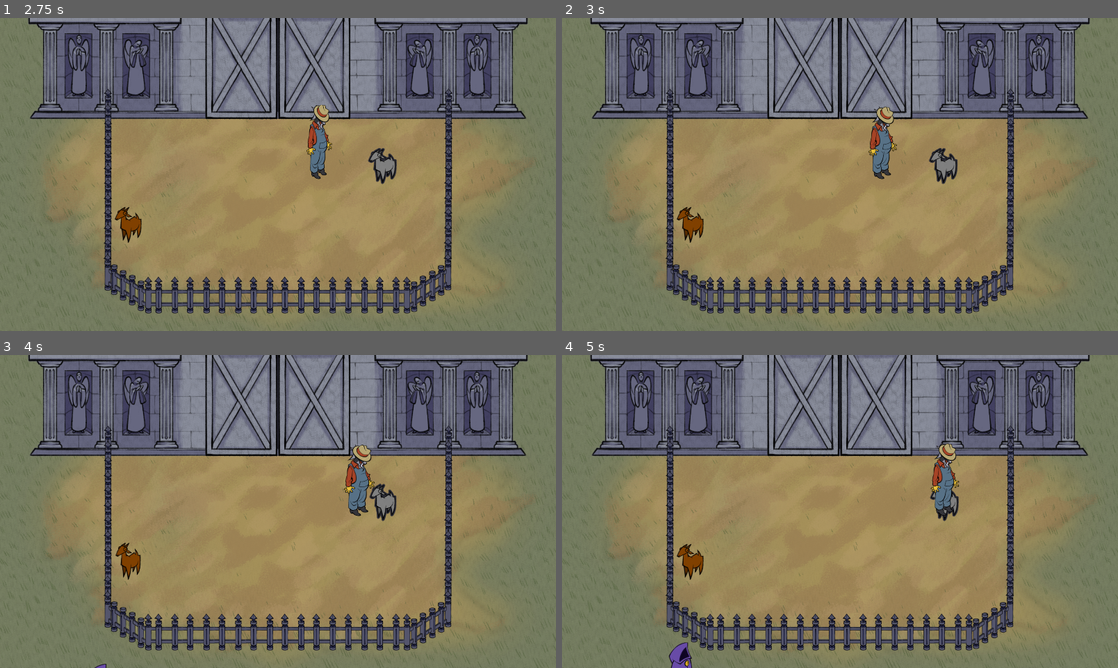
Above: before the commit, frames 1-4 (two rows, left to right).
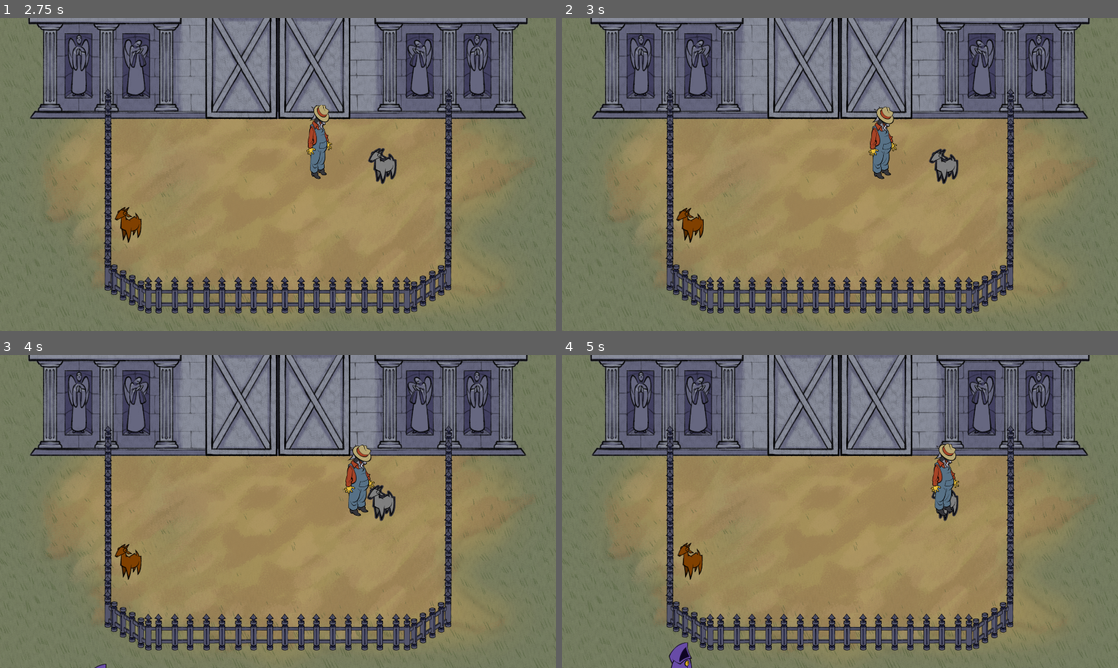
Above: after the commit, the same moments.

Repository: jadicodes/goat-game
Game: Godot game, scene res://ui/main_menu.tscn
Two runs of this game, one before a commit and one after it. Both use one fixed random seed, a clock stepped at 60 frames per second and the inputs below.
Inputs (mouse positions are in pixels of both pictures, inside the frame that each line leads up to):
- Up to frame 1 (2.75 s): click "Play Game" at 0.5 s; click "Play Game" at 1.25 s; tap E (interact) at 2 s; move the mouse to (400, 158) at 2.02 s; hold D (move_right) from 2.03 s (still down); hold E (interact) from 2.03 s (still down); click (400, 158) at 2.17 s
- Up to frame 2 (3 s): release D (move_right) at 2.75 s; release E (interact) at 2.75 s; drag from (728, 190) to (840, 80) at 2.77 s
- Up to frame 3 (4 s): move the mouse to (333, 442) at 3.52 s; hold D (move_right) from 3.53 s (still down); tap Alt at 3.6 s
- Up to frame 4 (5 s): release D (move_right) at 4.25 s; drag from (812, 574) to (689, 561) at 4.27 s

Frame 1 is identical in both runs. In frame 2, 0.3% of the frame differs, in the area x 20-72%, y 41-72%; in frame 3, 0.4%; in frame 4, 0.2%.
Error in both runs: Cannot call method 'get_root' on a null value. (res://farm/farm.gd:29)

Commit message:
Implement goat back idle animation

Diff:
--- a/project/goat/goat.tscn
+++ b/project/goat/goat.tscn
@@ -1,10 +1,10 @@
-[gd_scene load_steps=37 format=3 uid="uid://cquhif3oogil8"]
+[gd_scene load_steps=41 format=3 uid="uid://cquhif3oogil8"]
 
 [ext_resource type="Script" uid="uid://cwrc72jas37aa" path="res://goat/goat.gd" id="1_rf04r"]
 [ext_resource type="Script" uid="uid://d20spc7xxot7" path="res://directional_sprite/directional_sprite.gd" id="2_d2nyf"]
 [ext_resource type="Shader" uid="uid://ctv322np0pxm0" path="res://hover_outline.gdshader" id="2_m3eqh"]
+[ext_resource type="Texture2D" uid="uid://bg8005hl06tub" path="res://goat/goat_idle_back_sheet.png" id="3_jg6it"]
 [ext_resource type="Texture2D" uid="uid://by8olwks53i3e" path="res://goat/goat_idle_front_shet.png" id="4_jg6it"]
-[ext_resource type="Texture2D" uid="uid://drg48rpojyljm" path="res://goat/goat_sprite_back.png" id="4_rf04r"]
 [ext_resource type="Texture2D" uid="uid://c0w58n8ho2i8" path="res://goat/goat_walk_back_sprite_sheet.png" id="5_jg6it"]
 [ext_resource type="Script" uid="uid://dwxhny1t5uu8p" path="res://state_machine/state_machine.gd" id="5_lkuck"]
 [ext_resource type="Script" uid="uid://w3ed86w0wx8q" path="res://goat/state_machine/goat_idle_state.gd" id="6_xcji4"]
@@ -27,6 +27,22 @@
 shader_parameter/enabled = false
 shader_parameter/modulate_color = Color(1, 1, 1, 1)
 
+[sub_resource type="AtlasTexture" id="AtlasTexture_hpqd0"]
+atlas = ExtResource("3_jg6it")
+region = Rect2(0, 0, 128, 128)
+
+[sub_resource type="AtlasTexture" id="AtlasTexture_y3j3t"]
+atlas = ExtResource("3_jg6it")
+region = Rect2(128, 0, 128, 128)
+
+[sub_resource type="AtlasTexture" id="AtlasTexture_x5fh0"]
+atlas = ExtResource("3_jg6it")
+region = Rect2(256, 0, 128, 128)
+
+[sub_resource type="AtlasTexture" id="AtlasTexture_6mhj7"]
+atlas = ExtResource("3_jg6it")
+region = Rect2(384, 0, 128, 128)
+
 [sub_resource type="AtlasTexture" id="AtlasTexture_sruva"]
 atlas = ExtResource("4_jg6it")
 region = Rect2(0, 0, 128, 128)
@@ -87,7 +103,16 @@
 animations = [{
 "frames": [{
 "duration": 1.0,
-"texture": ExtResource("4_rf04r")
+"texture": SubResource("AtlasTexture_hpqd0")
+}, {
+"duration": 1.0,
+"texture": SubResource("AtlasTexture_y3j3t")
+}, {
+"duration": 1.0,
+"texture": SubResource("AtlasTexture_x5fh0")
+}, {
+"duration": 1.0,
+"texture": SubResource("AtlasTexture_6mhj7")
 }],
 "loop": true,
 "name": &"idle_back",
@@ -182,9 +207,8 @@
 material = SubResource("ShaderMaterial_jg6it")
 position = Vector2(51, -49)
 sprite_frames = SubResource("SpriteFrames_cwojh")
-animation = &"idle_front"
+animation = &"idle_back"
 autoplay = "idle_front"
-frame_progress = 0.0501512
 offset = Vector2(-51, 49)
 script = ExtResource("2_d2nyf")
 metadata/_custom_type_script = "uid://d20spc7xxot7"
Not shown, added: project/goat/goat_idle_back_sheet.png.import
